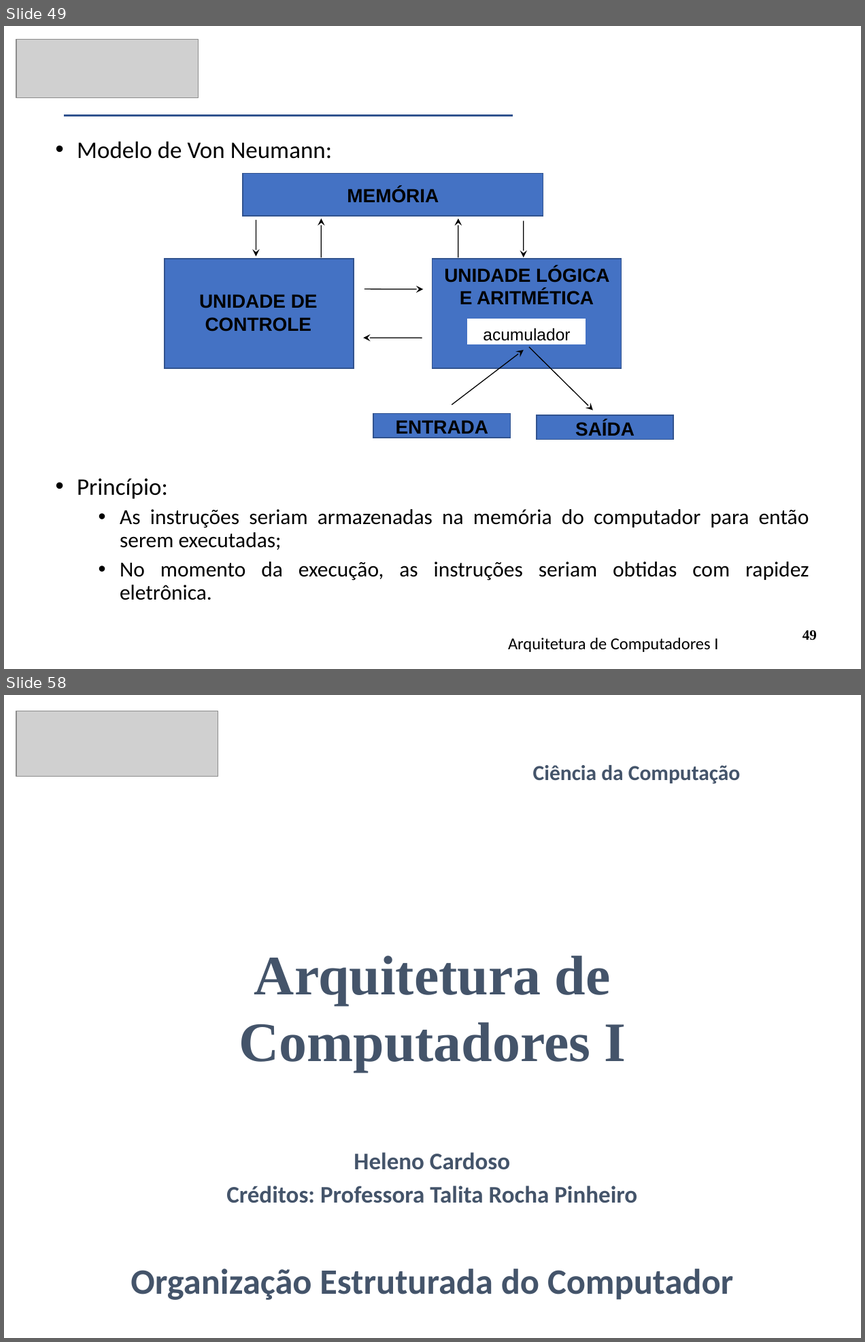
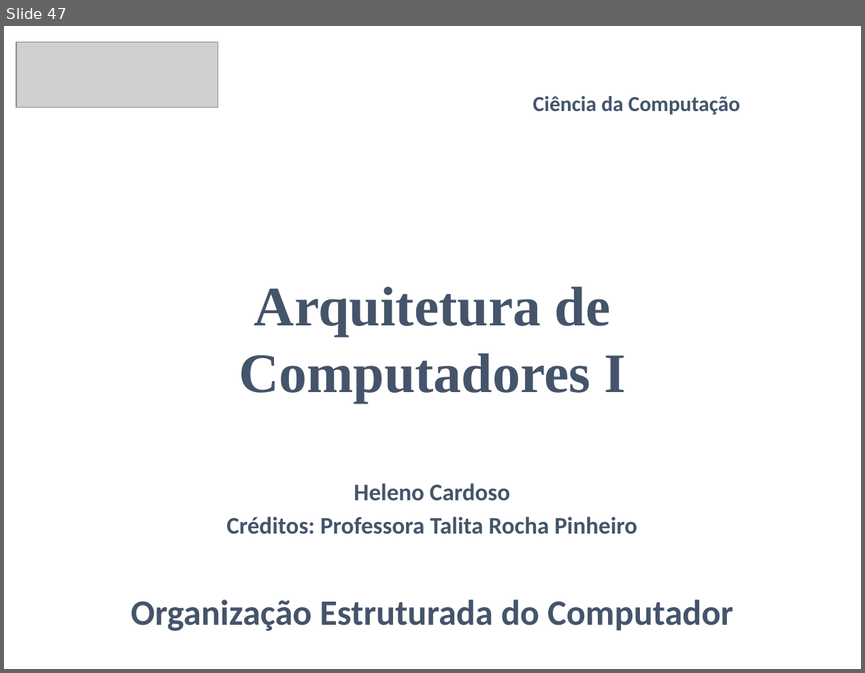
Before and after one commit to CloudEducationBrazil/WydenArquiteturaComputadores, a slide deck: 01 Classes/Aula1 - Arquitetura - Fundamentos e História.pptx. Shown one above the other, each under a label of ours: slides 49 and 58 before the commit, slide 47 after it; the slides between them are not shown. The pictures are 865x1342 and 865x673 pixels, drawn with LibreOffice and Linux fonts; fonts in the diff are those of the drawing; grey boxes stand for pictures. Boxes give left, top, right and bottom in pixels: in the first picture for what was removed or moved away, otherwise in the second. Text is boxed around its words. In the diff, an @@ line names an element or a change of style, - is before the commit and + after.

Commit message:
Ajuste ppt aulas arq comput 11/03/2024

```diff
--- a/01 Classes/Aula1 - Arquitetura - Fundamentos e História.pptx
+++ b/01 Classes/Aula1 - Arquitetura - Fundamentos e História.pptx
@@ slide 49 removed at [4,26,861,669], background #FFFFFF @@
@@ picture removed at [16,40,198,98] @@
@@ math minus removed at [4,114,594,118] @@
@@ text removed at [77,141,809,600] @@
-• Modelo de Von Neumann:
-• Princípio:
-  • As instruções seriam armazenadas na memória do computador para então serem executadas;
-  • No momento da execução, as instruções seriam obtidas com rapidez eletrônica.
@@ group removed at [164,174,673,439]: 8 arrows, 6 rectangles, 6 texts @@
-MEMÓRIA
-UNIDADE DE CONTROLE
-UNIDADE LÓGICA E ARITMÉTICA
-acumulador
-ENTRADA
-SAÍDA
@@ text removed at [508,637,718,652] @@
-Arquitetura de Computadores I
@@ page number removed at [802,630,817,640] @@
-49
@@ what was slide 58 is now slide 47 @@
```
Also in this commit, not shown: 3 slides changed, 10 other slides removed, 1 other file.
